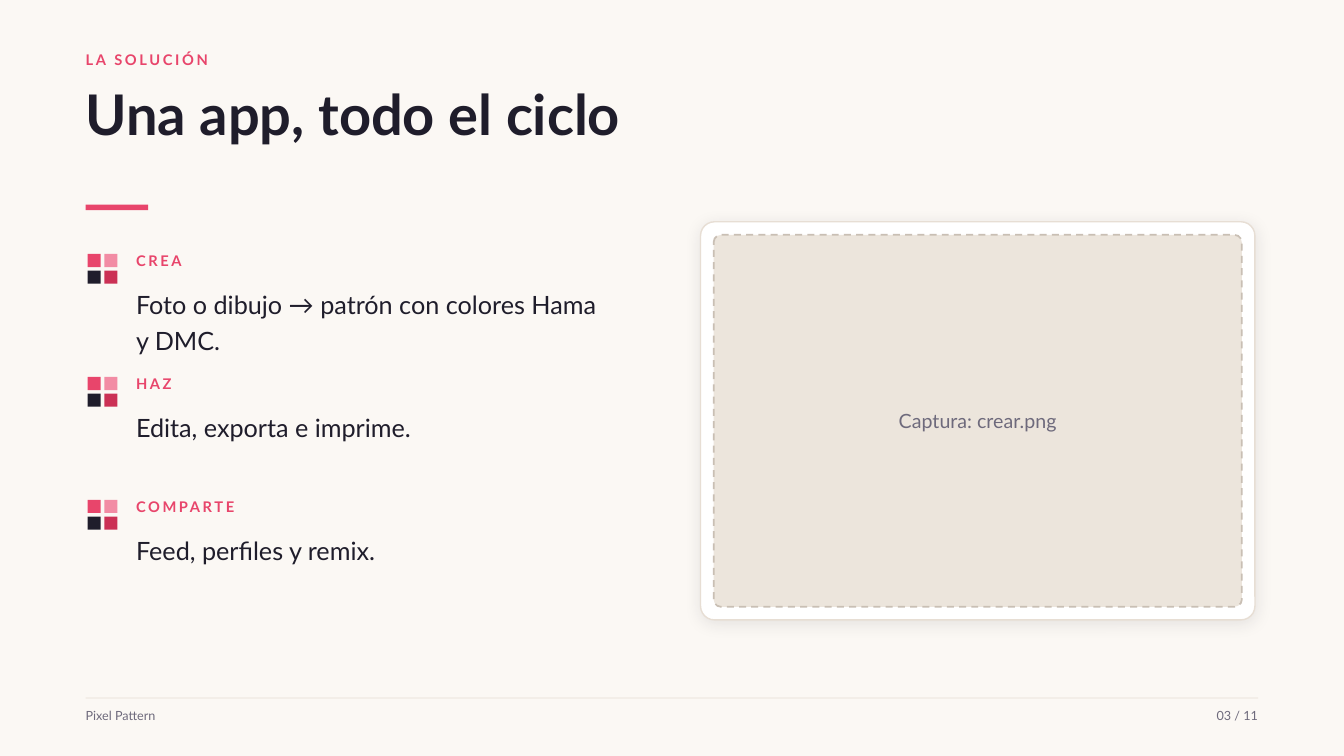
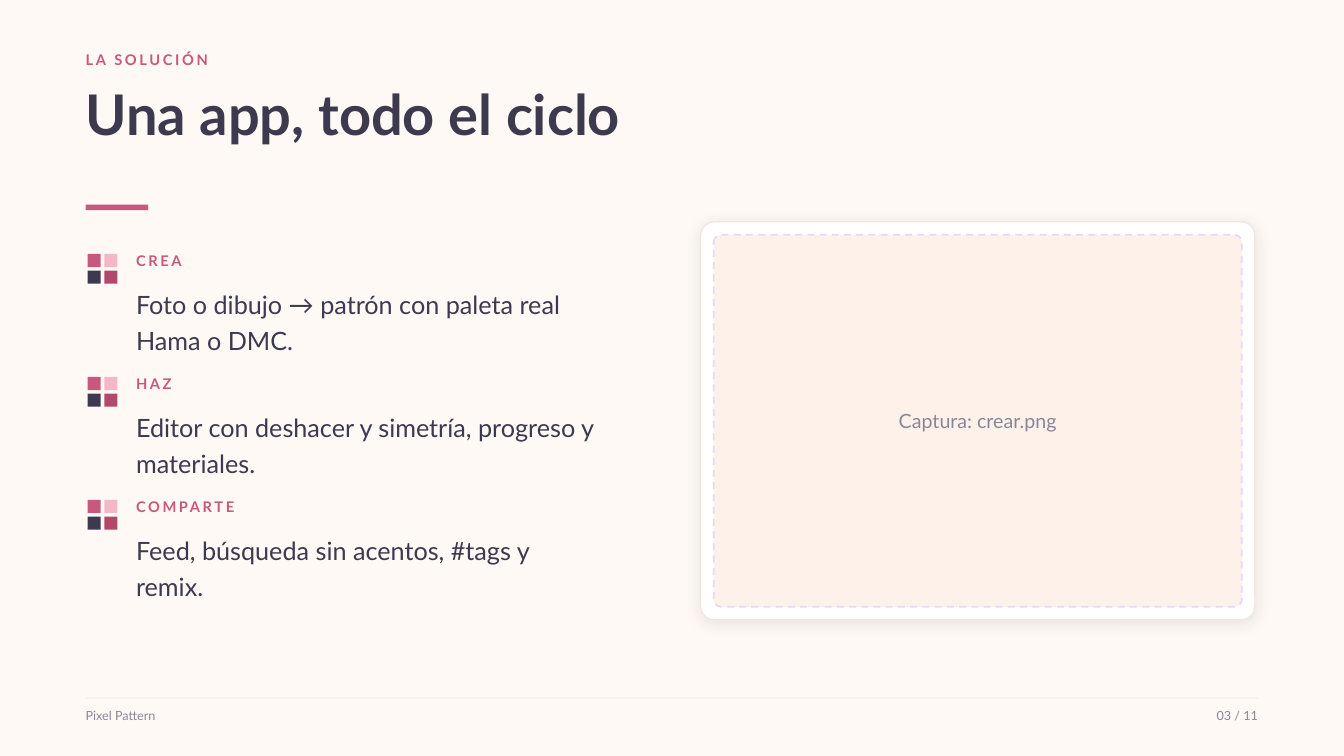
Before and after one commit to antonpayno/megan-grok, a slide deck: slide 3 of pitch/pixel-pattern-pitch.pptx. Drawn at 1344x756 pixels with LibreOffice and Linux fonts; fonts in the diff are those of the drawing. Boxes give left, top, right and bottom in pixels: in the first picture for what was removed or moved away, otherwise in the second. Text is boxed around its words. In the diff, an @@ line names an element or a change of style, - is before the commit and + after.

Commit message:
style: paleta pastel y tono amigable en toda la app

```diff
--- a/pitch/pixel-pattern-pitch.pptx
+++ b/pitch/pixel-pattern-pitch.pptx
@@ background #FBF8F4 to #FFF9F5 @@
@@ text "Una app, todo el ciclo" at box(86, 93, 620, 145): text colour #1F1D2B to #3D3A4F @@
@@ rounded rectangle at box(701, 222, 1255, 620): outline #E7DED4 1 pt to #F1E7E2 1 pt @@
@@ rounded rectangle at box(714, 235, 1242, 607): fill #ECE5DC to #FDF1EA; outline #C9BFB4 1.25 pt dashed to #E4DAF5 1.25 pt dashed @@
@@ text at box(136, 295, 560, 350): text changed; text colour #1F1D2B to #3D3A4F @@
-Foto o dibujo → patrón con colores Hama y DMC.
+Foto o dibujo → patrón con paleta real Hama o DMC.
@@ text at box(136, 418, 594, 473): text changed; text colour #1F1D2B to #3D3A4F @@
-Edita, exporta e imprime.
+Editor con deshacer y simetría, progreso y materiales.
@@ fill #E8456B to #C9587E in 4 elements at box(86, 205, 148, 211), box(88, 254, 101, 267), box(88, 377, 101, 390), box(88, 500, 101, 513) @@
@@ fill #F28CA4 to #F3B7C8 in 3 elements at box(104, 254, 117, 267), box(104, 377, 117, 390), box(104, 500, 117, 513) @@
@@ text colour #E8456B to #C9587E in 4 elements at box(86, 52, 208, 65), box(136, 255, 182, 266), box(136, 378, 172, 389), box(136, 498, 358, 528) @@
@@ fill #1F1D2B to #3D3A4F in 3 elements at box(88, 271, 101, 284), box(88, 393, 101, 406), box(88, 516, 101, 529) @@
@@ fill #CB3155 to #B2496C in 3 elements at box(104, 271, 117, 284), box(104, 393, 117, 406), box(104, 516, 117, 529) @@
@@ text at box(136, 541, 530, 596): text changed; text colour #1F1D2B to #3D3A4F @@
-Feed, perfiles y remix.
+Feed, búsqueda sin acentos, #tags y remix.
@@ text colour #6E6A7C to #8A8699 in 3 elements at box(899, 414, 1056, 432), box(86, 711, 155, 720), box(1217, 711, 1258, 720) @@
```
Also in this commit, not shown: 10 other slides changed, 22 other files.
